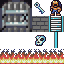
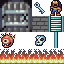
Before/after of a (64, 64) layered artwork. What changed in the layer stack:
added layer "Pasted Layer #4" above "door" over 0, 32, 16, 48
